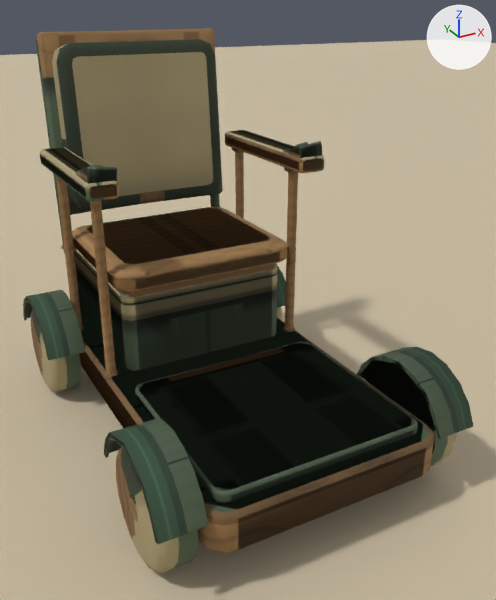
A saved change to the Blender file art-source/osanpo-cart/KH_OsanpoCart.generated.blend.
Camera for both pictures: a camera (50 mm lens) standing at (-0.748, -1.556, 1.136) and looking at (0.057, -0.092, 0.404). The axes (+X, +Y, +Z) are drawn at upper right. The lights are the same throughout. The first picture is the older version.

In view in the first picture: 'KH_OsanpoCart_AxleFront', 'KH_OsanpoCart_AxleFront_LOD1', 'KH_OsanpoCart_AxleRear', 'KH_OsanpoCart_AxleRear_LOD1', 'KH_OsanpoCart_Body', 'KH_OsanpoCart_Body_LOD1', 'Plane'.
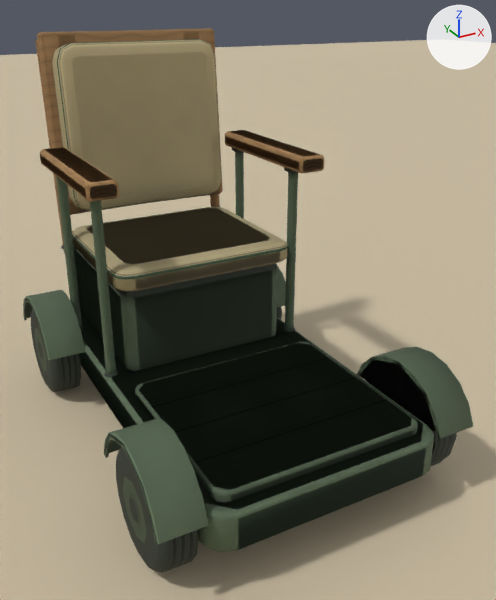
Pixel boxes [x1, y1, x2, y2] of what changed, in the pictures (496 x 600 px):
part 1 of me_kh_osanpocart_body, deleted: before [76, 167, 117, 184]
part 2 of me_kh_osanpocart_body, deleted: before [283, 141, 322, 159]
part 3 of me_kh_osanpocart_body, surface changed: [24, 30, 473, 552] in both
part 4 of me_kh_osanpocart_axlefront, surface changed: [116, 382, 457, 573] in both
part 5 of me_kh_osanpocart_axlerear, surface changed: [31, 307, 282, 392] in both
part 6 of me_kh_osanpocart_axlefront_lod1, surface changed: [116, 421, 434, 565] in both
part 7 of me_kh_osanpocart_axlerear_lod1, surface changed (darker): [31, 315, 51, 385] in both

Diff of the bpy script that builds the scene:
```diff
--- a/art-source/osanpo-cart/KH_OsanpoCart.generated.blend.py
+++ b/art-source/osanpo-cart/KH_OsanpoCart.generated.blend.py
@@ me_kh_osanpocart_body @@
 # used by ob_kh_osanpocart_body; location = (0.0, 0.0, 0.0)
-me_kh_osanpocart_body.from_pydata(...)  # 1646 vertices, 2876 faces; spans x -0.41..0.41, y -0.6..0.6, z 0.1..1.05
+me_kh_osanpocart_body.from_pydata(...)  # 1478 vertices, 2576 faces; spans x -0.41..0.41, y -0.6..0.6, z 0.1..1.05
+# me_kh_osanpocart_body part 1: the loose piece of 48 vertices spanning x -0.324..-0.25, y -0.025..0.07, z 0.739..0.786 is deleted
+# me_kh_osanpocart_body part 2: the loose piece of 48 vertices spanning x 0.25..0.324, y -0.025..0.07, z 0.739..0.786 is deleted
+# me_kh_osanpocart_body part 3: 2556 kept faces spanning x -0.41..0.41, y -0.6..0.6, z 0.1..1.05 get new texture (UV) coordinates
+# other edits to the shape of me_kh_osanpocart_body do not show in these pictures
 me_kh_osanpocart_body.materials.append(mat_kh_osanpocart_body)
@@ me_kh_osanpocart_axlefront @@
 me_kh_osanpocart_axlefront.from_pydata(...)  # 224 vertices, 408 faces; spans x -0.401..0.401, y -0.14..0.14, z -0.14..0.14
 # used by ob_kh_osanpocart_axlefront; location = (0.0, -0.42, 0.14)
+# me_kh_osanpocart_axlefront part 4: texture (UV) coordinates of 408 of 408 faces, centred in x -0.401..0.401, y -0.136..0.136, z -0.136..0.136, changed; they spanned u 0.36..0.99, v 0.83..0.95 and now span u 0.0..0.69, v 0.56..0.89
 me_kh_osanpocart_axlefront.materials.append(mat_kh_osanpocart_body)
@@ me_kh_osanpocart_axlerear @@
 me_kh_osanpocart_axlerear.from_pydata(...)  # 224 vertices, 408 faces; spans x -0.401..0.401, y -0.14..0.14, z -0.14..0.14
 # used by ob_kh_osanpocart_axlerear; location = (0.0, 0.41, 0.14)
+# me_kh_osanpocart_axlerear part 5: texture (UV) coordinates of 408 of 408 faces, centred in x -0.401..0.401, y -0.136..0.136, z -0.136..0.136, changed; they spanned u 0.36..0.99, v 0.83..0.95 and now span u 0.0..0.69, v 0.56..0.89
 me_kh_osanpocart_axlerear.materials.append(mat_kh_osanpocart_body)
@@ me_kh_osanpocart_axlefront_lod1 @@
 me_kh_osanpocart_axlefront_lod1.from_pydata(...)  # 88 vertices, 144 faces; spans x -0.4..0.4, y -0.14..0.14, z -0.14..0.14
 # used by ob_kh_osanpocart_axlefront_lod1; location = (0.0, -0.42, 0.14)
+# me_kh_osanpocart_axlefront_lod1 part 6: texture (UV) coordinates of 144 of 144 faces, centred in x -0.4..0.4, y -0.126..0.126, z -0.126..0.126, changed; they spanned u 0.36..0.99, v 0.83..0.95 and now span u 0.0..0.69, v 0.56..0.89
 me_kh_osanpocart_axlefront_lod1.materials.append(mat_kh_osanpocart_body)
@@ me_kh_osanpocart_axlerear_lod1 @@
 me_kh_osanpocart_axlerear_lod1.from_pydata(...)  # 88 vertices, 144 faces; spans x -0.4..0.4, y -0.14..0.14, z -0.14..0.14
 # used by ob_kh_osanpocart_axlerear_lod1; location = (0.0, 0.41, 0.14)
+# me_kh_osanpocart_axlerear_lod1 part 7: texture (UV) coordinates of 144 of 144 faces, centred in x -0.4..0.4, y -0.126..0.126, z -0.126..0.126, changed; they spanned u 0.36..0.99, v 0.83..0.95 and now span u 0.0..0.69, v 0.56..0.89
 me_kh_osanpocart_axlerear_lod1.materials.append(mat_kh_osanpocart_body)
```
